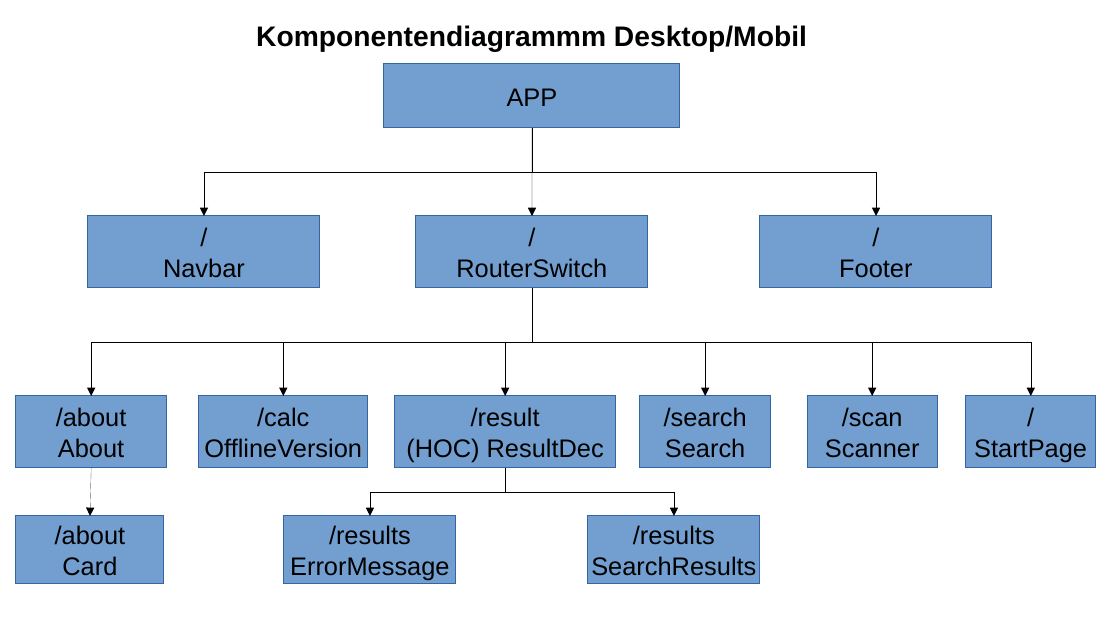
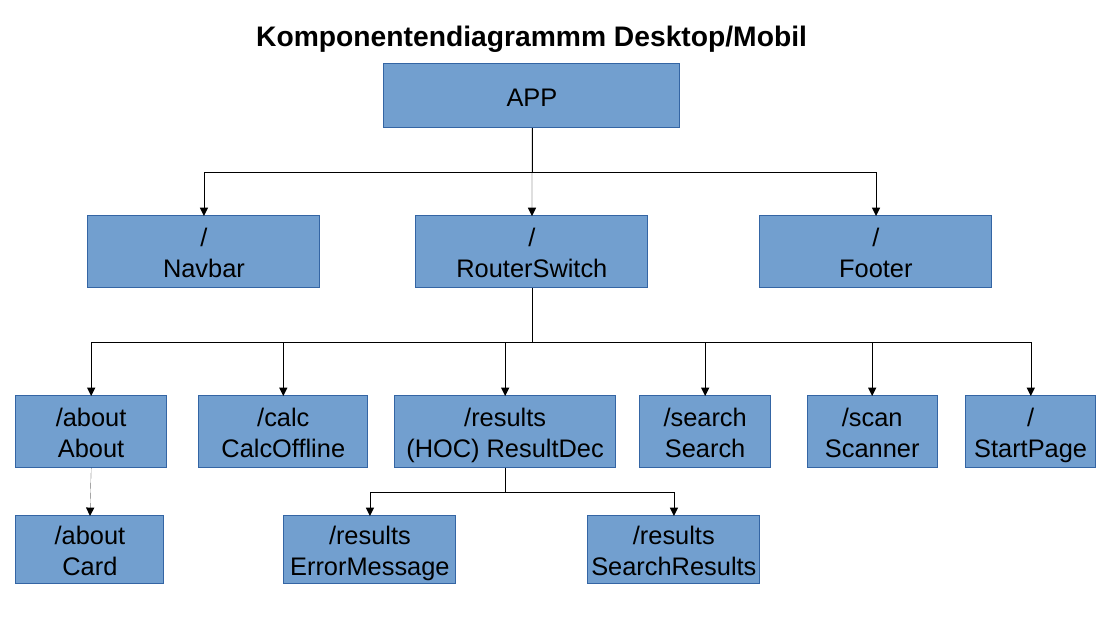
Before and after one commit to HolgerZerbe/foodata, a slide deck: slide 1 of concept/textdateien/Foodata Komponentendiagramm.odp. Drawn at 1120x630 pixels with LibreOffice and Linux fonts; fonts in the diff are those of the drawing. Boxes give left, top, right and bottom in pixels: in the first picture for what was removed or moved away, otherwise in the second. Text is boxed around its words. In the diff, an @@ line names an element or a change of style, - is before the commit and + after.

```diff
--- a/concept/textdateien/Foodata Komponentendiagramm.odp
+++ b/concept/textdateien/Foodata Komponentendiagramm.odp
@@ text in rectangle at bbox=[464, 407, 546, 427]: text changed @@
-/result
+/results
@@ text in rectangle at bbox=[221, 438, 345, 458]: text changed @@
-OfflineVersion
+CalcOffline
```
Also in this commit, not shown: 2 other files.
